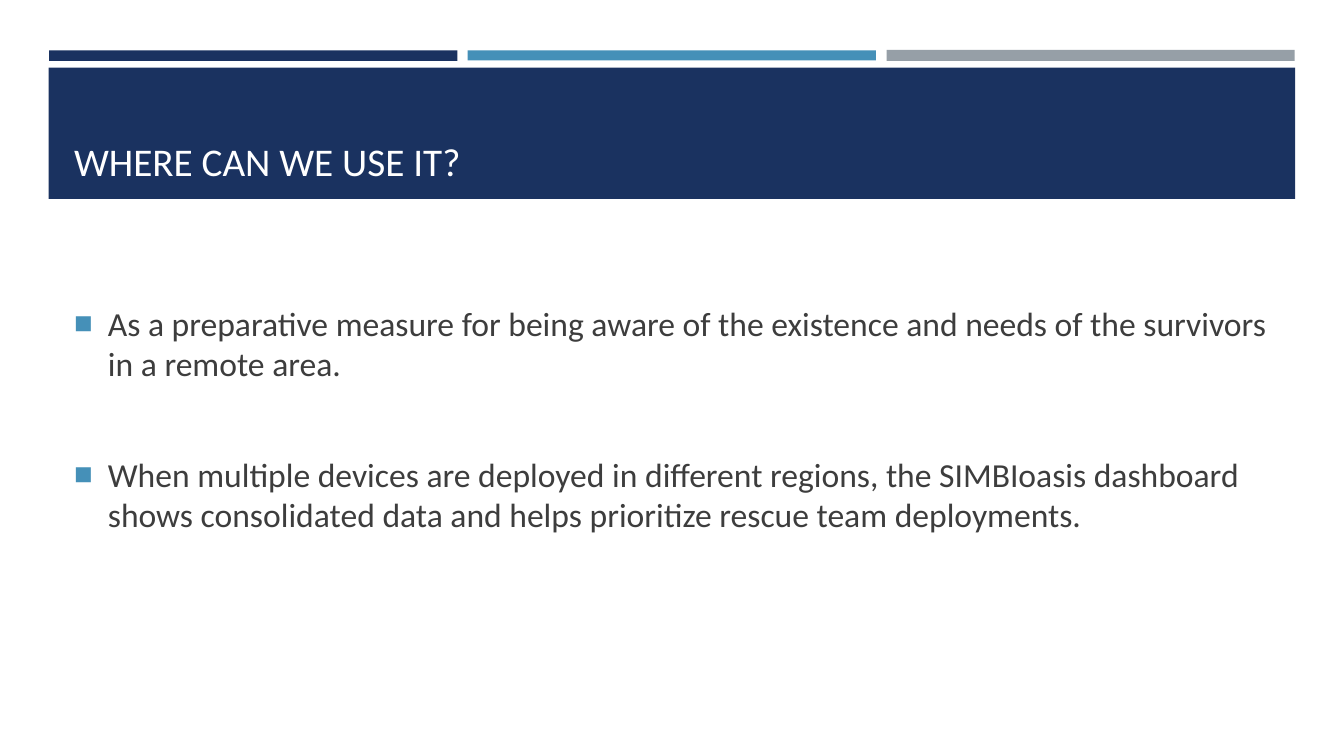
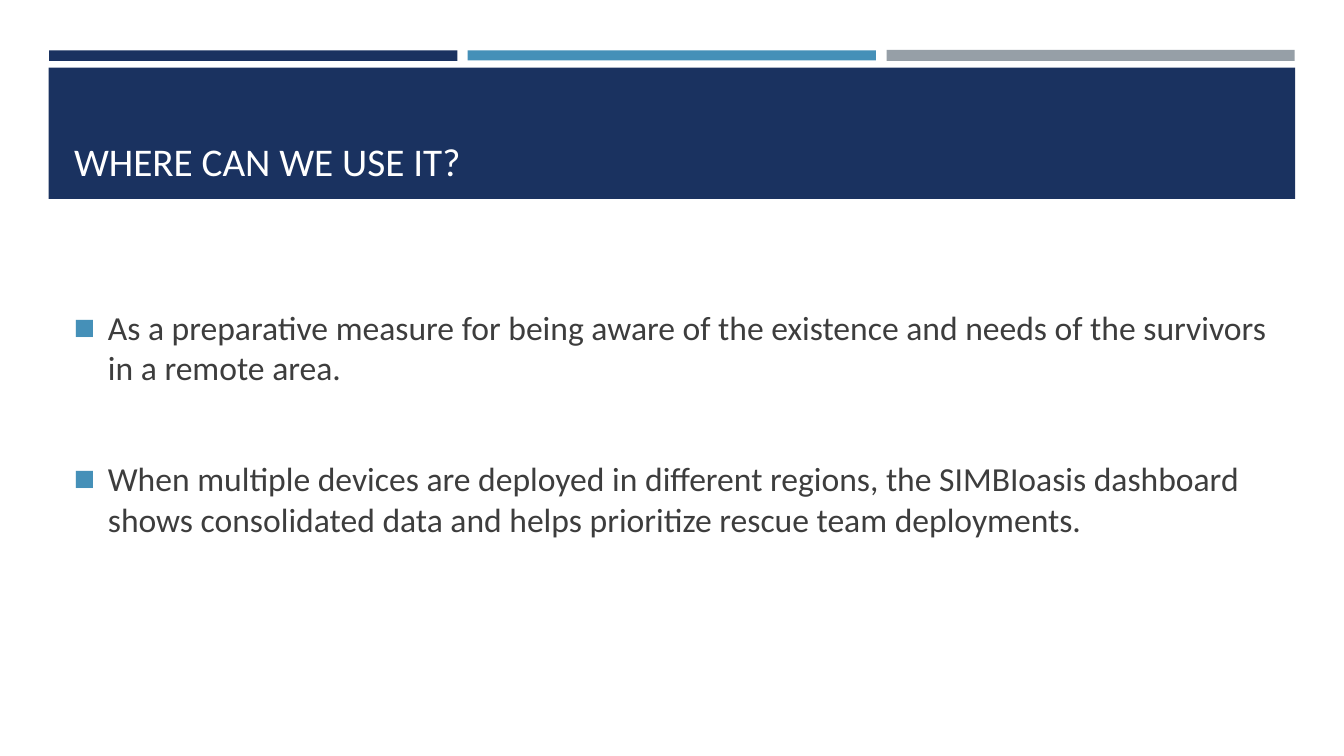
Before and after one commit to novice-coders/CFC2019, a slide deck: slide 21 of Presentation_CFC.pptx (slide 7 before the commit). Drawn at 1344x756 pixels with LibreOffice and Linux fonts; fonts in the diff are those of the drawing. Boxes give left, top, right and bottom in pixels: in the first picture for what was removed or moved away, otherwise in the second. Text is boxed around its words. In the diff, an @@ line names an element or a change of style, - is before the commit and + after.

```diff
--- a/Presentation_CFC.pptx
+++ b/Presentation_CFC.pptx
@@ text "As a preparative measure for ..." at <box>108,316,1266,538</box>: bullet ■ to ◼; less space between paragraphs @@
```
Also in this commit, not shown: 5 other slides changed, 15 slides added, 1 slide removed.
